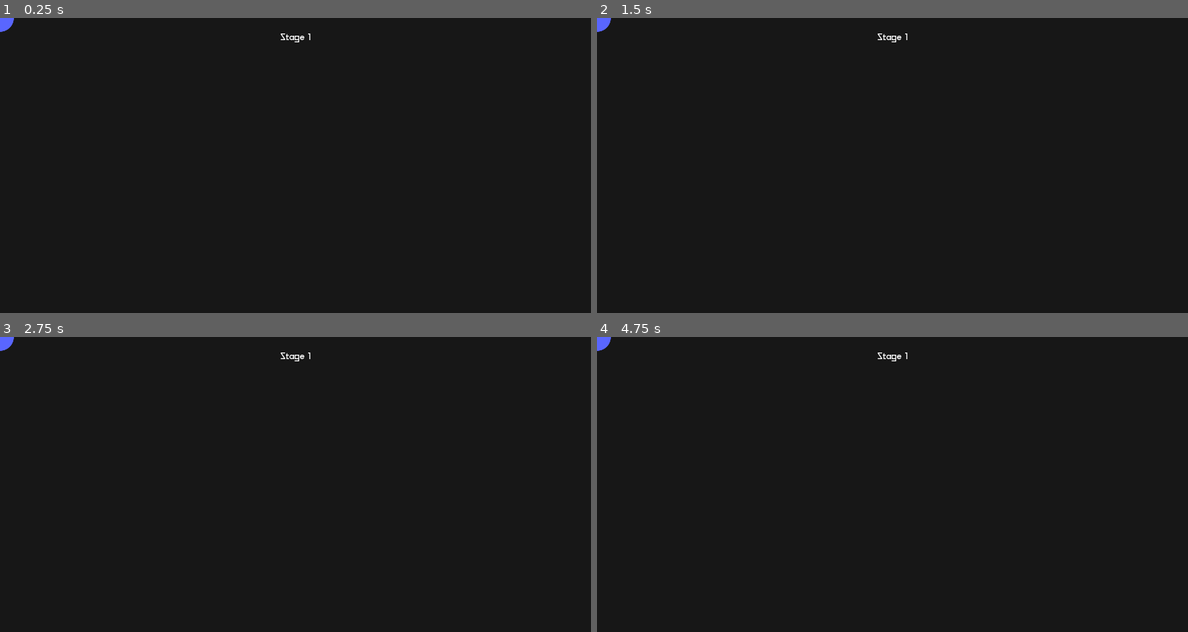
Above: before the commit, frames 1-4 (two rows, left to right).
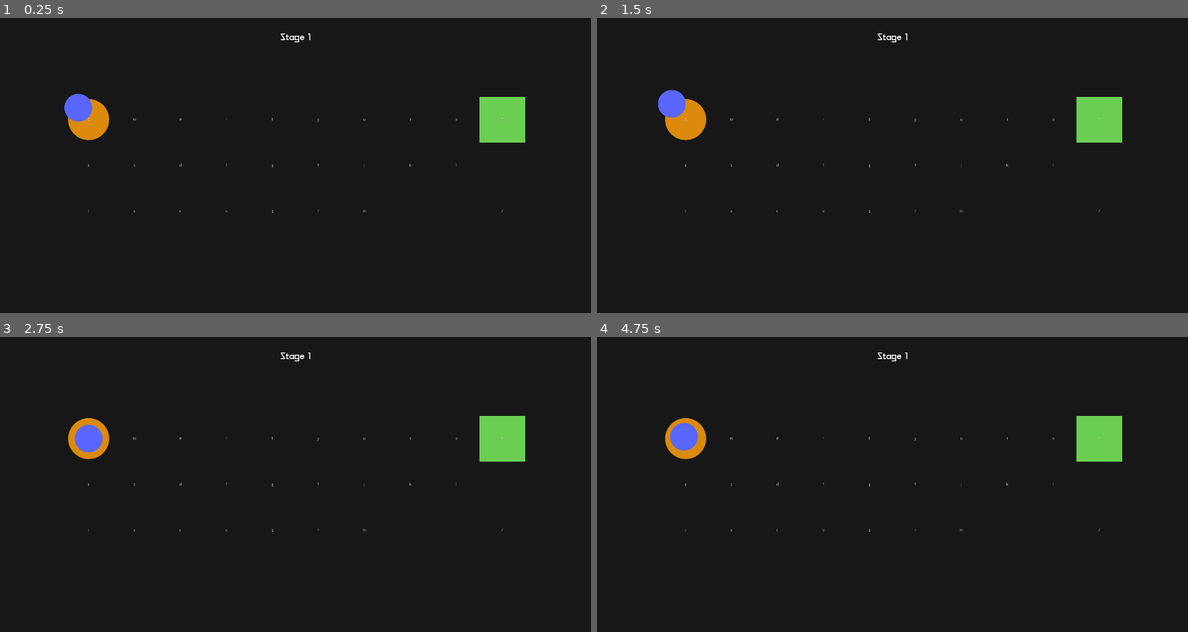
Above: after the commit, the same moments.

Repository: creikey/mad-dash
Game: Godot game, scene res://Main.tscn
The game is run twice, just before and just after one commit, with the same random seed, the same clock (stepped at 60 frames per second) and the same inputs.
Inputs:
- Up to frame 1 (0.25 s): no input
- Up to frame 2 (1.5 s): tap Enter at 0.5 s; tap Escape (g_restart) at 1.25 s
- Up to frame 3 (2.75 s): no input
- Up to frame 4 (4.75 s): tap Escape (g_restart) at 2.75, 4.25 s

The runs differ from the first frame. In frame 1, 2.2% of the frame differs, in the area x 0-89%, y 0-66%; in frame 2, 2.3%; in frame 3, 2.1%; in frame 4, 2.1%.
Error before the commit: Parse Error: Too few arguments for "connect()" call. Expected at least 3. (res://StageManager.gd:4)

Commit message:
Complete new easy transitioning system

Diff:
--- /dev/null
+++ b/src/KeySpots.tscn
@@ -0,0 +1,16 @@
+[gd_scene load_steps=2 format=2]
+
+[ext_resource path="res://PossibleSpots.gd" type="Script" id=1]
+
+[node name="KeySpots" type="GridContainer"]
+margin_left = 200.0
+margin_top = 240.0
+margin_right = 1600.0
+margin_bottom = 660.0
+custom_constants/vseparation = 0
+custom_constants/hseparation = 0
+columns = 10
+script = ExtResource( 1 )
+__meta__ = {
+"_edit_use_anchors_": false
+}
--- a/src/KeysMarginContainer.gd
+++ /dev/null
@@ -1,7 +0,0 @@
-extends MarginContainer
-
-
-
-func _ready():
-	margin_right = ProjectSettings.get_setting("display/window/size/width")
-	margin_bottom = ProjectSettings.get_setting("display/window/size/height")
--- a/src/KeysMarginContainer.tscn
+++ /dev/null
@@ -1,29 +0,0 @@
-[gd_scene load_steps=3 format=2]
-
-[ext_resource path="res://PossibleSpots.gd" type="Script" id=1]
-[ext_resource path="res://KeysMarginContainer.gd" type="Script" id=2]
-
-[node name="KeysMarginContainer" type="MarginContainer"]
-anchor_right = 1.0
-anchor_bottom = 1.0
-custom_constants/margin_right = 200
-custom_constants/margin_top = 240
-custom_constants/margin_left = 200
-custom_constants/margin_bottom = 240
-script = ExtResource( 2 )
-__meta__ = {
-"_edit_use_anchors_": false
-}
-
-[node name="PossibleSpots" type="GridContainer" parent="."]
-margin_left = 200.0
-margin_top = 240.0
-margin_right = 1600.0
-margin_bottom = 660.0
-custom_constants/vseparation = 0
-custom_constants/hseparation = 0
-columns = 10
-script = ExtResource( 1 )
-__meta__ = {
-"_edit_use_anchors_": false
-}
--- a/src/Main.tscn
+++ b/src/Main.tscn
@@ -17,10 +17,10 @@
 theme = ExtResource( 7 )
 text = "Stage 1"
 
-[node name="GameWorld" type="CanvasLayer" parent="."]
-
 [node name="StageManager" type="Node2D" parent="."]
 script = ExtResource( 5 )
+
+[node name="StageTransitionTween" type="Tween" parent="StageManager"]
 
 [node name="Player" type="Area2D" parent="." groups=[
 "goal_piece",
@@ -41,3 +41,6 @@
 limit_bottom = 900
 smoothing_enabled = true
 smoothing_speed = 2.0
+[connection signal="tween_all_completed" from="StageManager/StageTransitionTween" to="Player" method="_on_StageTransitionTween_tween_all_completed"]
+[connection signal="tween_all_completed" from="StageManager/StageTransitionTween" to="StageManager" method="_on_StageTransitionTween_tween_all_completed"]
+[connection signal="tween_started" from="StageManager/StageTransitionTween" to="Player" method="_on_StageTransitionTween_tween_started"]
--- a/src/Player.gd
+++ b/src/Player.gd
@@ -1,30 +1,15 @@
 extends Area2D
 
+const player_state = preload("res://player_state.tres")
 const position_smoothing = 8.0
 
-var cur_target_position: Vector2 = Vector2()
-var starting_position: Vector2 = Vector2()
-var at_start: bool = true
-
-func _ready():
-	GameManager.connect("stage_changed", self, "_on_stage_changed")
-
-func _on_stage_changed(new_stage_number):
-	cur_target_position = starting_position
-
 func _physics_process(delta):
-	if not at_start:
-		global_position = starting_position
-		cur_target_position = starting_position
-		at_start = true
-
-	global_position = ((cur_target_position - global_position) * position_smoothing * delta) + global_position
+	global_position = ((player_state.cur_target_position - global_position) * position_smoothing * delta) + global_position
 
 
-func _on_KeysMarginContainer_new_position(new_position):
-	cur_target_position = new_position
+func _on_StageTransitionTween_tween_all_completed():
+	$CollisionShape2D.disabled = false
 
 
-func _on_KeysMarginContainer_starting_position(new_position):
-	starting_position = new_position
-	at_start = false
+func _on_StageTransitionTween_tween_started(object, key):
+	$CollisionShape2D.disabled = true
--- /dev/null
+++ b/src/PlayerState.gd
@@ -0,0 +1,8 @@
+extends Resource
+
+var cur_target_position: Vector2 = Vector2()
+var starting_position: Vector2 = Vector2() setget _set_starting_position
+
+func _set_starting_position(new_starting_position):
+	starting_position = new_starting_position
+	cur_target_position = new_starting_position
--- a/src/PossibleSpots.gd
+++ b/src/PossibleSpots.gd
@@ -1,6 +1,8 @@
 extends GridContainer
 
-signal new_position(new_position)
+const player_state = preload("res://player_state.tres")
+
+var key_size: Vector2 = Vector2(140.0, 140.0)
 
 var rows = [
 	"qwertyuiop",
@@ -19,4 +21,6 @@
 			cur_possible_key.activate()
 
 func key_pressed(letter, new_position):
-	emit_signal("new_position", new_position)
+	if get_parent().disabled:
+		return
+	player_state.cur_target_position = new_position
--- a/src/StageBase.gd
+++ b/src/StageBase.gd
@@ -1 +1,13 @@
 extends Node2D
+
+class_name StageBase
+
+const player_state = preload("res://player_state.tres")
+
+var disabled: bool = false
+
+func _ready():
+	player_state.starting_position = get_starting_position()
+
+func get_starting_position() -> Vector2:
+	return $Tiles/StartingPoint.global_position + $KeySpots.key_size/2.0
--- a/src/StageBase.tscn
+++ b/src/StageBase.tscn
@@ -1,11 +1,13 @@
 [gd_scene load_steps=3 format=2]
 
 [ext_resource path="res://StageBase.gd" type="Script" id=1]
-[ext_resource path="res://KeysMarginContainer.tscn" type="PackedScene" id=2]
+[ext_resource path="res://KeySpots.tscn" type="PackedScene" id=2]
 
 [node name="StageBase" type="Node2D"]
 position = Vector2( 200, 240 )
 script = ExtResource( 1 )
+
+[node name="Tiles" type="Node2D" parent="."]
 
 [node name="ReferenceRect" type="ReferenceRect" parent="."]
 margin_right = 1400.0
@@ -18,7 +20,9 @@
 wait_time = 0.49
 one_shot = true
 
-[node name="KeysMarginContainer" parent="." instance=ExtResource( 2 )]
+[node name="KeySpots" parent="." instance=ExtResource( 2 )]
+margin_left = 0.0
+margin_top = 0.0
 margin_right = 1400.0
-margin_bottom = 480.0
+margin_bottom = 420.0
 [connection signal="timeout" from="DestroyTimer" to="." method="_on_DestroyTimer_timeout"]
--- a/src/StageManager.gd
+++ b/src/StageManager.gd
@@ -1,6 +1,40 @@
 extends Node2D
 
+var transitioning: bool = false
+var last_stage: StageBase = null
+var cur_stage: StageBase = null
+
 func _ready():
-	GameManager.connect()
-#	add_child(preload("res://stages/StageOne.tscn").instance())
-#	get_node("StageOne").target_keyboard_container =
+	cur_stage = spawn_stage(0)
+	GameManager.connect("stage_changed", self, "_on_stage_changed")
+
+func _on_stage_changed(new_stage_number):
+	call_deferred("next_stage", new_stage_number)
+
+func next_stage(new_stage_number):
+	transitioning = true
+	var width: float = ProjectSettings.get_setting("display/window/size/width")
+	var height: float = ProjectSettings.get_setting("display/window/size/height")
+
+	last_stage = cur_stage
+
+	last_stage.disabled = true
+
+	cur_stage = spawn_stage(new_stage_number)
+
+	var base_position: Vector2 = cur_stage.global_position
+
+	$StageTransitionTween.interpolate_property(cur_stage, "global_position", base_position + Vector2(width, 0.0), base_position, 1.0, Tween.TRANS_CUBIC, Tween.EASE_OUT)
+	$StageTransitionTween.interpolate_property(last_stage, "global_position", base_position, base_position - Vector2(width, 0.0), 1.0, Tween.TRANS_CUBIC, Tween.EASE_OUT)
+	$StageTransitionTween.start()
+
+func spawn_stage(stage_number) -> Node2D:
+	var cur_stage: Node2D = preload("res://stages/StageOne.tscn").instance()
+	add_child(cur_stage)
+	return cur_stage
+
+
+func _on_StageTransitionTween_tween_all_completed():
+	if last_stage != null:
+		last_stage.queue_free()
+		last_stage = null
--- /dev/null
+++ b/src/player_state.tres
@@ -0,0 +1,6 @@
+[gd_resource type="Resource" load_steps=2 format=2]
+
+[ext_resource path="res://PlayerState.gd" type="Script" id=1]
+
+[resource]
+script = ExtResource( 1 )
--- a/src/project.godot
+++ b/src/project.godot
@@ -13,9 +13,15 @@
 "class": "PossibleKey",
 "language": "GDScript",
 "path": "res://PossibleKey.gd"
+}, {
+"base": "Node2D",
+"class": "StageBase",
+"language": "GDScript",
+"path": "res://StageBase.gd"
 } ]
 _global_script_class_icons={
-"PossibleKey": ""
+"PossibleKey": "",
+"StageBase": ""
 }
 
 [application]
--- a/src/stages/StageOne.tscn
+++ b/src/stages/StageOne.tscn
@@ -1,9 +1,12 @@
-[gd_scene load_steps=3 format=2]
+[gd_scene load_steps=4 format=2]
 
 [ext_resource path="res://StageBase.tscn" type="PackedScene" id=1]
 [ext_resource path="res://tiles/Goal.tscn" type="PackedScene" id=2]
+[ext_resource path="res://tiles/StartingPoint.tscn" type="PackedScene" id=3]
 
 [node name="StageOne" instance=ExtResource( 1 )]
 
-[node name="Goal" parent="." index="1" instance=ExtResource( 2 )]
+[node name="Goal" parent="Tiles" index="0" instance=ExtResource( 2 )]
 position = Vector2( 1260, 0 )
+
+[node name="StartingPoint" parent="Tiles" index="1" instance=ExtResource( 3 )]
--- a/src/tiles/Goal.gd
+++ b/src/tiles/Goal.gd
@@ -1,6 +1,4 @@
 extends Area2D
-
-
 
 func _on_Goal_area_entered(area):
 	if area.is_in_group("goal_piece"):
--- a/src/tiles/Goal.tscn
+++ b/src/tiles/Goal.tscn
@@ -1,7 +1,7 @@
 [gd_scene load_steps=4 format=2]
 
 [ext_resource path="res://tiles/Goal.gd" type="Script" id=1]
-[ext_resource path="res://tiles/resources/goal.png" type="Texture" id=2]
+[ext_resource path="res://tiles/resources/block.png" type="Texture" id=2]
 
 [sub_resource type="RectangleShape2D" id=1]
 extents = Vector2( 70, 70 )
@@ -10,6 +10,7 @@
 script = ExtResource( 1 )
 
 [node name="Sprite" type="Sprite" parent="."]
+modulate = Color( 0.415686, 0.811765, 0.321569, 1 )
 texture = ExtResource( 2 )
 centered = false
 
--- /dev/null
+++ b/src/tiles/StartingPoint.tscn
@@ -0,0 +1,10 @@
+[gd_scene load_steps=2 format=2]
+
+[ext_resource path="res://tiles/resources/circle.png" type="Texture" id=1]
+
+[node name="StartingPoint" type="Node2D"]
+
+[node name="Sprite" type="Sprite" parent="."]
+modulate = Color( 0.858824, 0.541176, 0.0470588, 1 )
+texture = ExtResource( 1 )
+centered = false
--- a/src/tiles/resources/wall.svg
+++ b/src/tiles/resources/block.svg
@@ -11,12 +11,12 @@
    xmlns:inkscape="http://www.inkscape.org/namespaces/inkscape"
    width="140"
    height="140"
-   viewBox="0 0 37.041666 37.041668"
+   viewBox="0 0 37.041665 37.041668"
    version="1.1"
    id="svg8"
    inkscape:version="0.92.4 5da689c313, 2019-01-14"
-   sodipodi:docname="wall.svg"
-   inkscape:export-filename="/home/creikey/Documents/projects/mad-dash/src/wall.png"
+   sodipodi:docname="block.svg"
+   inkscape:export-filename="/home/creikey/Documents/projects/mad-dash/src/tiles/resources/block.png"
    inkscape:export-xdpi="96"
    inkscape:export-ydpi="96">
   <defs
@@ -28,32 +28,25 @@
      borderopacity="1.0"
      inkscape:pageopacity="0.0"
      inkscape:pageshadow="2"
-     inkscape:zoom="2.8"
-     inkscape:cx="44.051417"
-     inkscape:cy="60.128657"
+     inkscape:zoom="3.959798"
+     inkscape:cx="69.783057"
+     inkscape:cy="85.341202"
      inkscape:document-units="px"
      inkscape:current-layer="layer1"
-     showgrid="false"
+     showgrid="true"
+     inkscape:window-width="1920"
+     inkscape:window-height="1052"
+     inkscape:window-x="3840"
+     inkscape:window-y="0"
+     inkscape:window-maximized="1"
      units="px"
-     inkscape:pagecheckerboard="true"
-     inkscape:snap-bbox="true"
-     inkscape:bbox-paths="true"
-     inkscape:snap-bbox-edge-midpoints="true"
-     inkscape:snap-bbox-midpoints="true"
-     inkscape:bbox-nodes="true"
-     inkscape:object-paths="true"
-     inkscape:snap-intersection-paths="true"
-     inkscape:snap-midpoints="true"
-     inkscape:snap-smooth-nodes="true"
-     inkscape:snap-object-midpoints="true"
-     inkscape:snap-center="true"
-     inkscape:snap-text-baseline="true"
-     inkscape:snap-page="true"
-     inkscape:window-width="1872"
-     inkscape:window-height="1024"
-     inkscape:window-x="1968"
-     inkscape:window-y="28"
-     inkscape:window-maximized="1" />
+     inkscape:pagecheckerboard="true">
+    <inkscape:grid
+       type="xygrid"
+       id="grid815"
+       spacingx="9.2604166"
+       spacingy="9.2604166" />
+  </sodipodi:namedview>
   <metadata
      id="metadata5">
     <rdf:RDF>
@@ -62,7 +55,7 @@
         <dc:format>image/svg+xml</dc:format>
         <dc:type
            rdf:resource="http://purl.org/dc/dcmitype/StillImage" />
-        <dc:title />
+        <dc:title></dc:title>
       </cc:Work>
     </rdf:RDF>
   </metadata>
@@ -72,13 +65,11 @@
      id="layer1"
      transform="translate(0,-259.95831)">
     <rect
-       style="fill:#6f6f6f;fill-opacity:1;stroke-width:0.25723377"
-       id="rect815"
+       style="fill:#ffffff;fill-opacity:1;stroke-width:0.26458332"
+       id="rect816"
        width="37.041668"
-       height="37.041664"
+       height="37.041668"
        x="0"
-       y="259.95831"
-       inkscape:export-xdpi="96"
-       inkscape:export-ydpi="96" />
+       y="259.95831" />
   </g>
 </svg>
--- a/src/tiles/resources/goal.svg
+++ b/src/tiles/resources/circle.svg
@@ -15,10 +15,7 @@
    version="1.1"
    id="svg8"
    inkscape:version="0.92.4 5da689c313, 2019-01-14"
-   sodipodi:docname="goal.svg"
-   inkscape:export-filename="/home/creikey/Documents/projects/mad-dash/src/tiles/resources/goal.png"
-   inkscape:export-xdpi="96"
-   inkscape:export-ydpi="96">
+   sodipodi:docname="circle.svg">
   <defs
      id="defs2" />
   <sodipodi:namedview
@@ -28,19 +25,34 @@
      borderopacity="1.0"
      inkscape:pageopacity="0.0"
      inkscape:pageshadow="2"
-     inkscape:zoom="2.8"
-     inkscape:cx="53.151002"
-     inkscape:cy="92.194872"
+     inkscape:zoom="3.0678571"
+     inkscape:cx="47.201608"
+     inkscape:cy="64.291024"
      inkscape:document-units="px"
      inkscape:current-layer="layer1"
      showgrid="true"
-     inkscape:window-width="1872"
-     inkscape:window-height="1024"
-     inkscape:window-x="1968"
-     inkscape:window-y="28"
+     inkscape:window-width="1920"
+     inkscape:window-height="1052"
+     inkscape:window-x="3840"
+     inkscape:window-y="0"
      inkscape:window-maximized="1"
      units="px"
-     inkscape:pagecheckerboard="true">
+     inkscape:pagecheckerboard="true"
+     inkscape:snap-global="false"
+     inkscape:snap-bbox="true"
+     inkscape:bbox-paths="true"
+     inkscape:bbox-nodes="true"
+     inkscape:snap-bbox-edge-midpoints="true"
+     inkscape:snap-bbox-midpoints="true"
+     inkscape:snap-nodes="true"
+     inkscape:object-paths="true"
+     inkscape:snap-intersection-paths="true"
+     inkscape:snap-smooth-nodes="true"
+     inkscape:snap-midpoints="true"
+     inkscape:snap-object-midpoints="true"
+     inkscape:snap-center="true"
+     inkscape:snap-text-baseline="true"
+     inkscape:snap-page="true">
     <inkscape:grid
        type="xygrid"
        id="grid815"
@@ -64,12 +76,11 @@
      inkscape:groupmode="layer"
      id="layer1"
      transform="translate(0,-259.95831)">
-    <rect
-       style="fill:#4dd45c;fill-opacity:1;stroke-width:0.26458332"
-       id="rect816"
-       width="37.041668"
-       height="37.041668"
-       x="0"
-       y="259.95831" />
+    <circle
+       style="fill:#ffffff;fill-opacity:1;stroke-width:0.23624611"
+       id="path816"
+       cx="18.520834"
+       cy="278.47916"
+       r="16.53723" />
   </g>
 </svg>
Binary file added: src/tiles/resources/block.png
Not shown, changed: src/tiles/resources/block.png.import
Not shown, changed: src/tiles/resources/block.svg.import
Binary file added: src/tiles/resources/circle.png
Not shown, changed: src/tiles/resources/circle.png.import
Not shown, changed: src/tiles/resources/circle.svg.import
Binary file removed: src/tiles/resources/goal.png
Binary file removed: src/tiles/resources/wall.png
